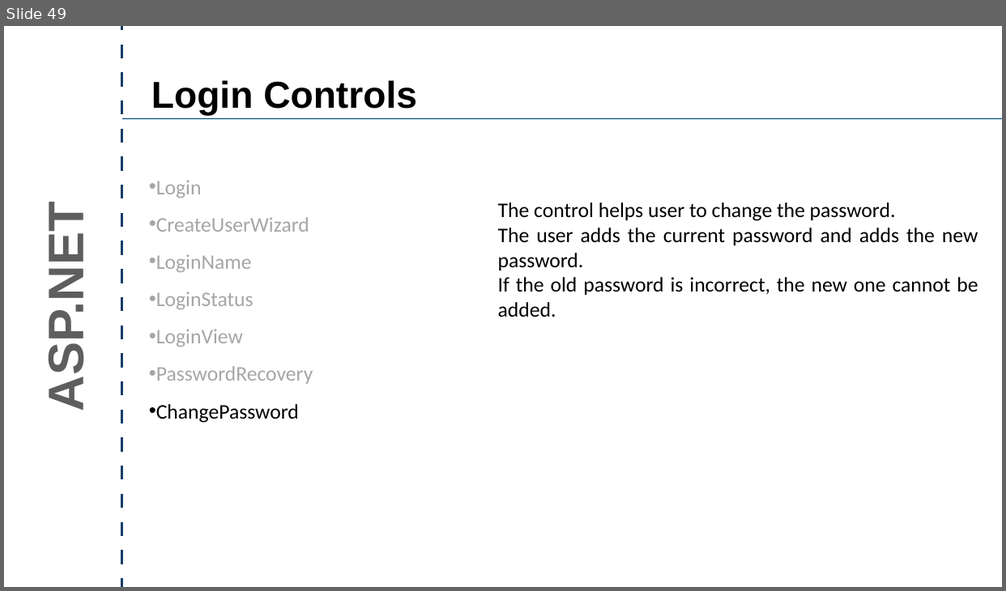
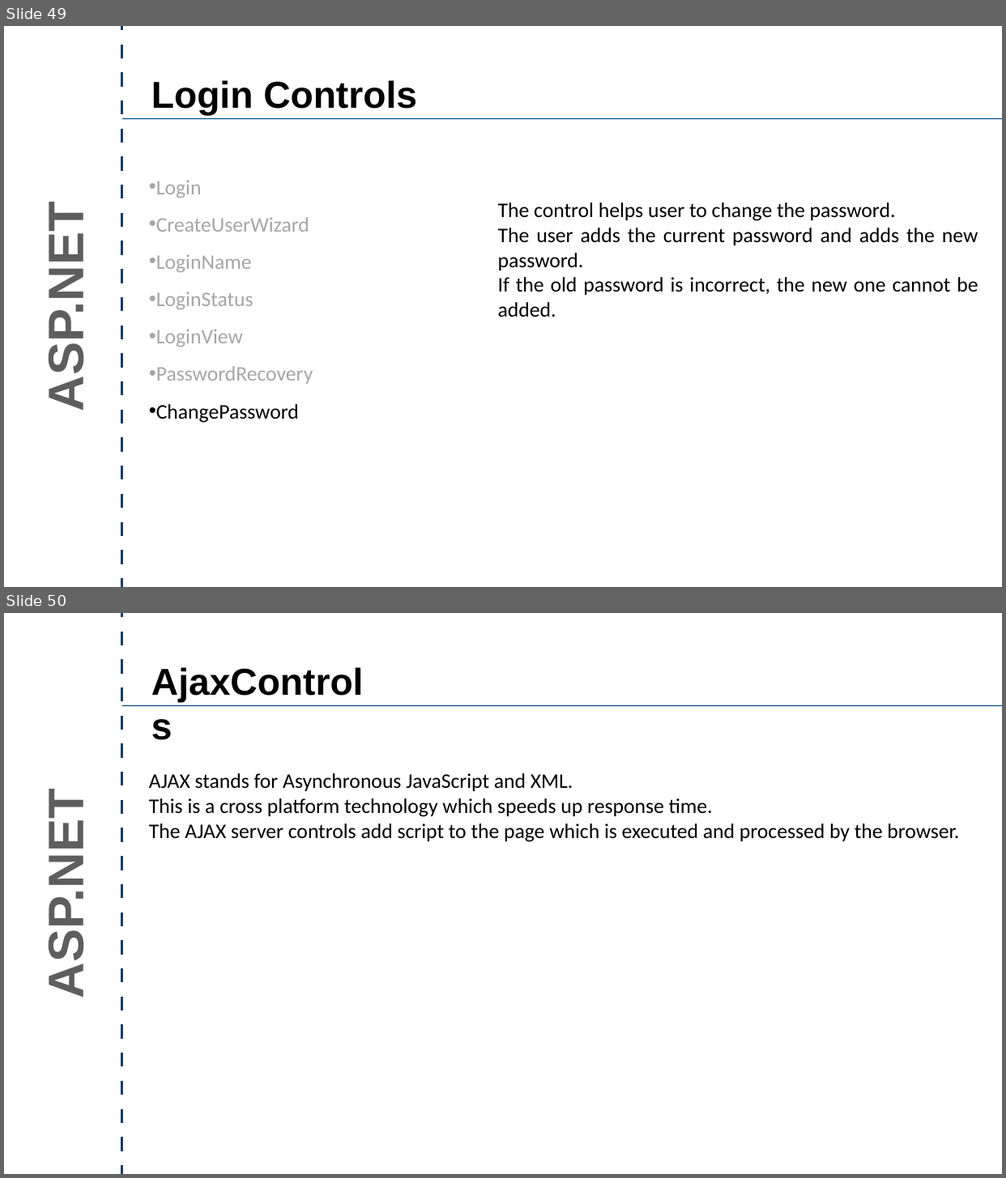
Before and after one commit to crpatel/DotNetMaterial, a slide deck: Unit 8.pptx. Shown one above the other, each under a label of ours: slide 49 before the commit, slides 49 and 50 after it. The pictures are 1006x591 and 1006x1178 pixels, drawn with LibreOffice and Linux fonts; fonts in the diff are those of the drawing. Boxes give left, top, right and bottom in pixels: in the first picture for what was removed or moved away, otherwise in the second. Text is boxed around its words. In the diff, an @@ line names an element or a change of style, - is before the commit and + after.

```diff
--- a/Unit 8.pptx
+++ b/Unit 8.pptx
@@ slide 50 added at (4, 613, 1002, 1174), background #FFFFFF @@
@@ line added from (122, 1174) to (122, 613), #183E67 4.5 pt @@
@@ text added at (147, 656, 383, 705), 72 pt, text #000000, bold @@
+AjaxControls
@@ line added from (122, 706) to (1002, 706), #004D80 2 pt @@
@@ text added at (149, 773, 959, 842), 40 pt, text #000000 @@
+AJAX stands for Asynchronous JavaScript and XML.
+This is a cross platform technology which speeds up response time.
+The AJAX server controls add script to the page which is executed and processed by the browser.
@@ text added at (38, 809, 94, 992), 96 pt, text #5E5E5E, bold @@
+ASP.NET
```
